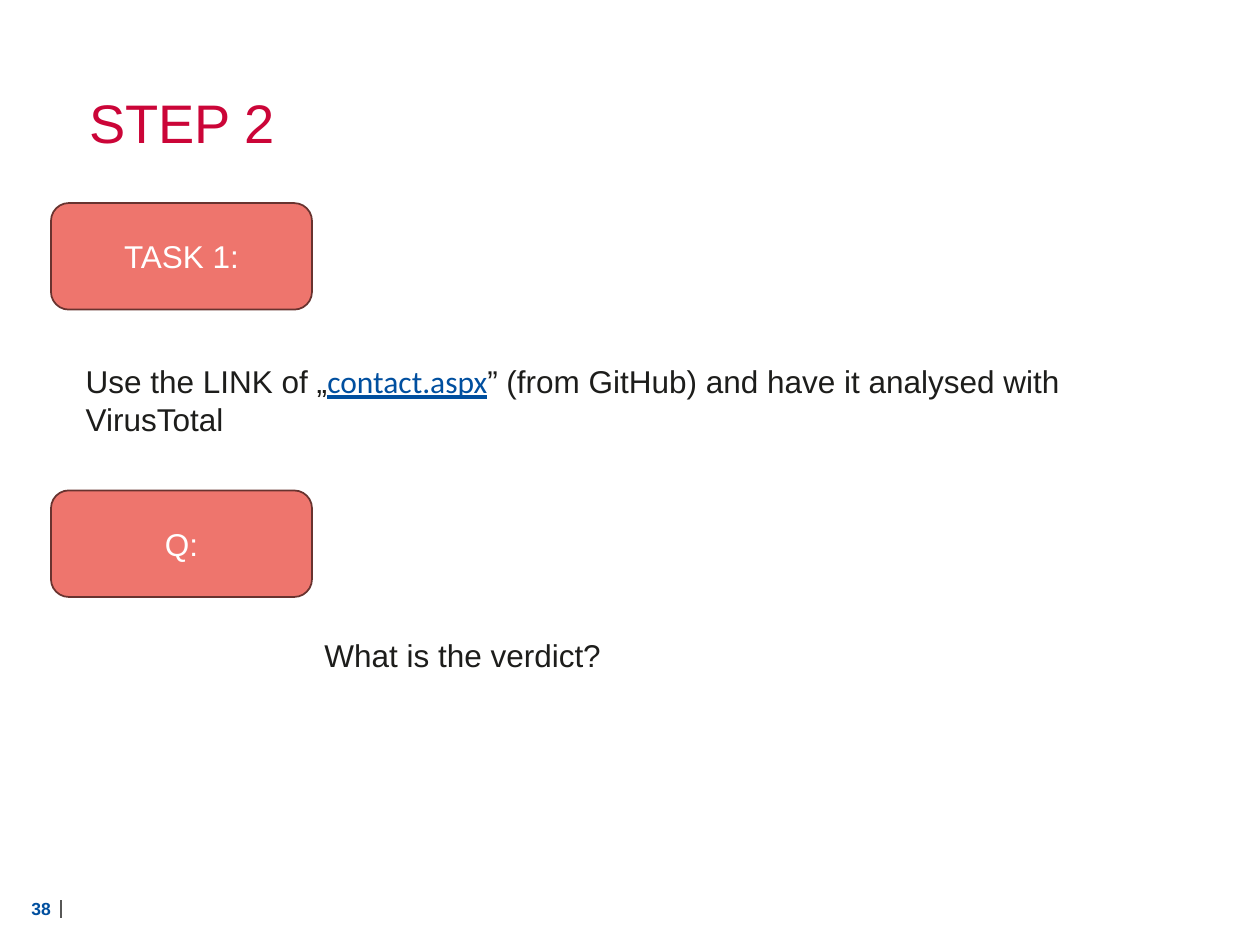
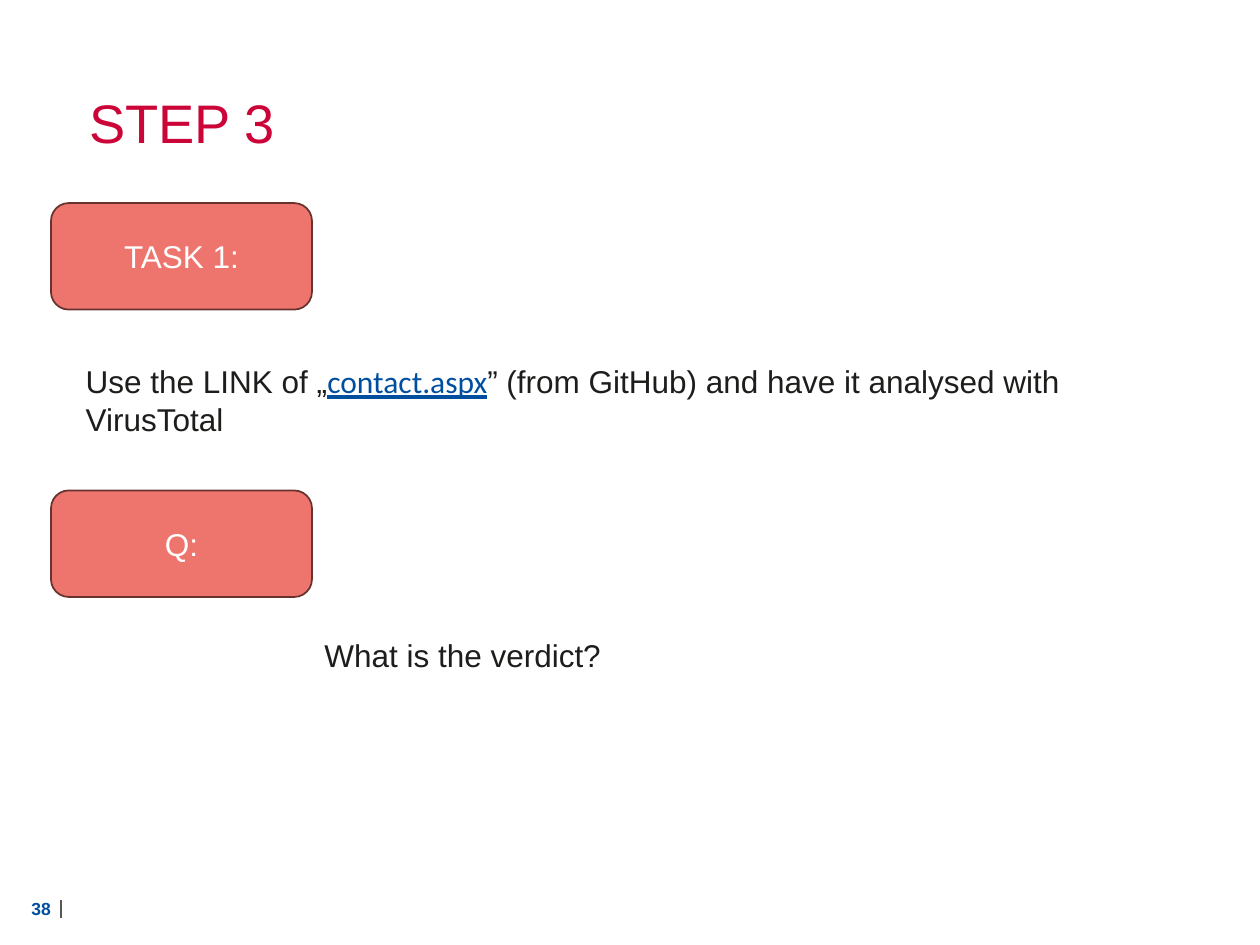
Before and after one commit to Lensver65/ESDC-BP, a slide deck: slide 38 of Cyber exercise.pptx. Drawn at 1260x945 pixels with LibreOffice and Linux fonts; fonts in the diff are those of the drawing; background and template pictures are left out. Boxes give left, top, right and bottom in pixels: in the first picture for what was removed or moved away, otherwise in the second. Text is boxed around its words. In the diff, an @@ line names an element or a change of style, - is before the commit and + after.

Commit message:
Final(?)

```diff
--- a/Cyber exercise.pptx
+++ b/Cyber exercise.pptx
@@ title at bbox=[89, 105, 275, 144]: text changed @@
-STEP 2
+STEP 3
```
Also in this commit, not shown: 1 other slide changed, 1 slide added.
